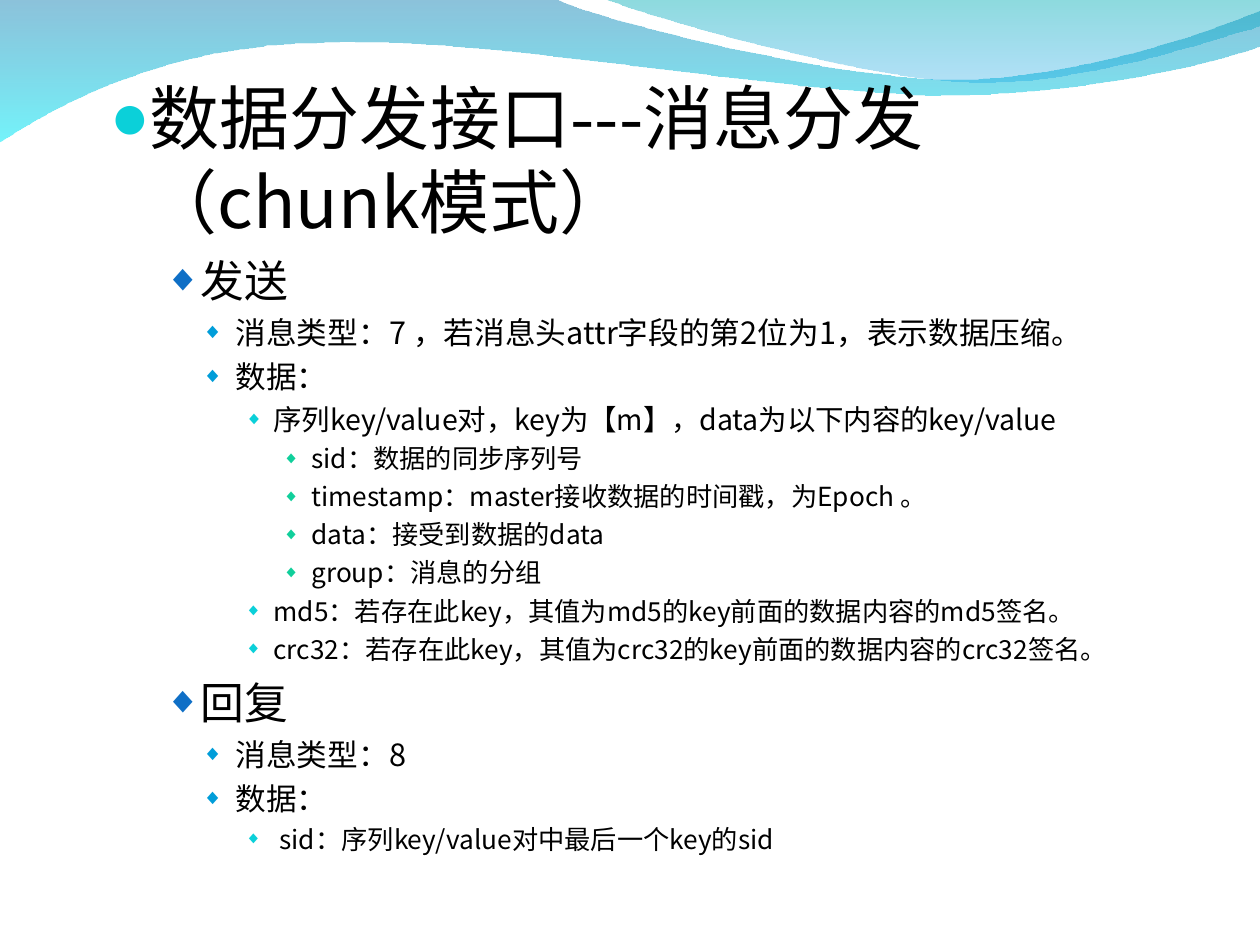
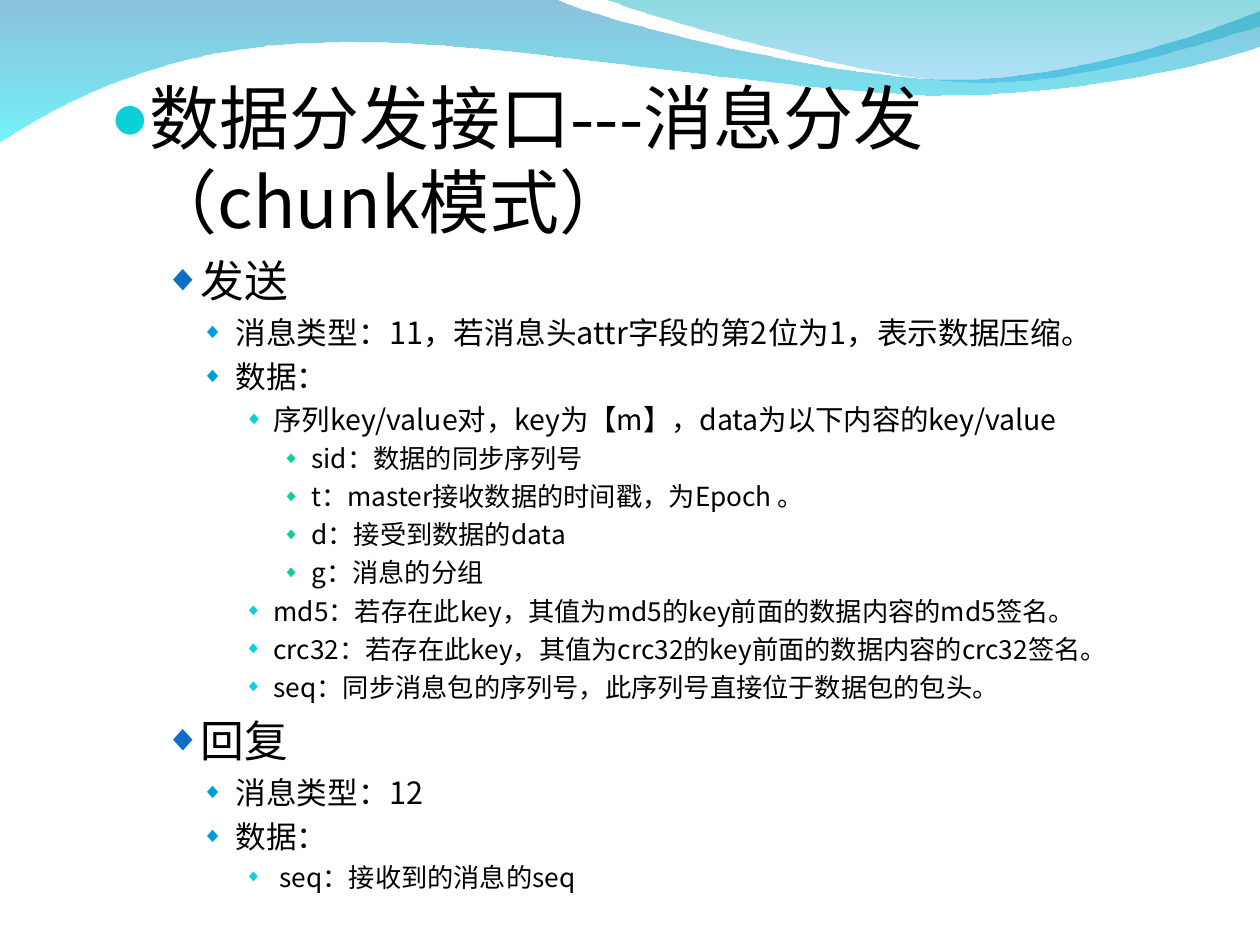
Before and after one commit to burstas/cwinux-mq, a slide deck: slide 19 of mq/doc/mq_introduce.ppt (slide 18 before the commit). Drawn at 1260x945 pixels with LibreOffice and Linux fonts; fonts in the diff are those of the drawing; background and template pictures are left out. Boxes give left, top, right and bottom in pixels: in the first picture for what was removed or moved away, otherwise in the second. Text is boxed around its words. In the diff, an @@ line names an element or a change of style, - is before the commit and + after.

```diff
--- a/mq/doc/mq_introduce.ppt
+++ b/mq/doc/mq_introduce.ppt
@@ text at <box>236,318,1092,347</box>: text changed @@
-    ◆ 消息类型：7 ，若消息头attr字段的第2位为1，表示数据压缩。
+    ◆ 消息类型：11，若消息头attr字段的第2位为1，表示数据压缩。
@@ text at <box>311,484,804,589</box>: text changed @@
-        ◆ timestamp：master接收数据的时间戳，为Epoch 。
-        ◆ data：接受到数据的data
-        ◆ group：消息的分组
+        ◆ t：master接收数据的时间戳，为Epoch 。
+        ◆ d：接受到数据的data
+        ◆ g：消息的分组
@@ text at <box>274,674,999,703</box>: paragraph added @@
+      ◆ seq：同步消息包的序列号，此序列号直接位于数据包的包头。
@@ text at <box>236,778,424,807</box>: text changed @@
-    ◆ 消息类型：8
+    ◆ 消息类型：12
@@ text at <box>279,864,575,893</box>: text changed @@
-      ◆ sid：序列key/value对中最后一个key的sid
+      ◆ seq：接收到的消息的seq
```
Also in this commit, not shown: 13 other slides changed, 2 slides added, 1 slide removed, 1 other file.
